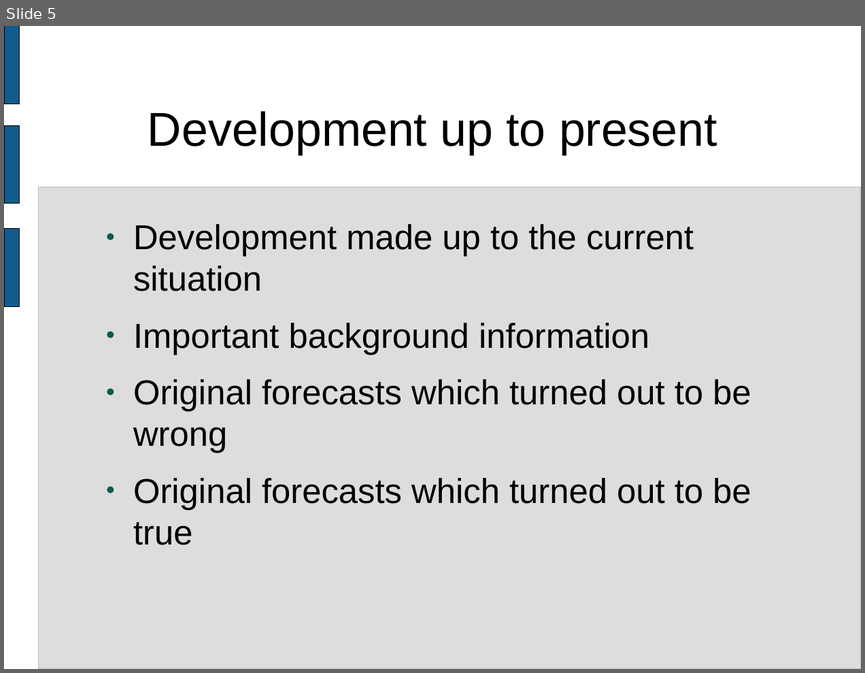
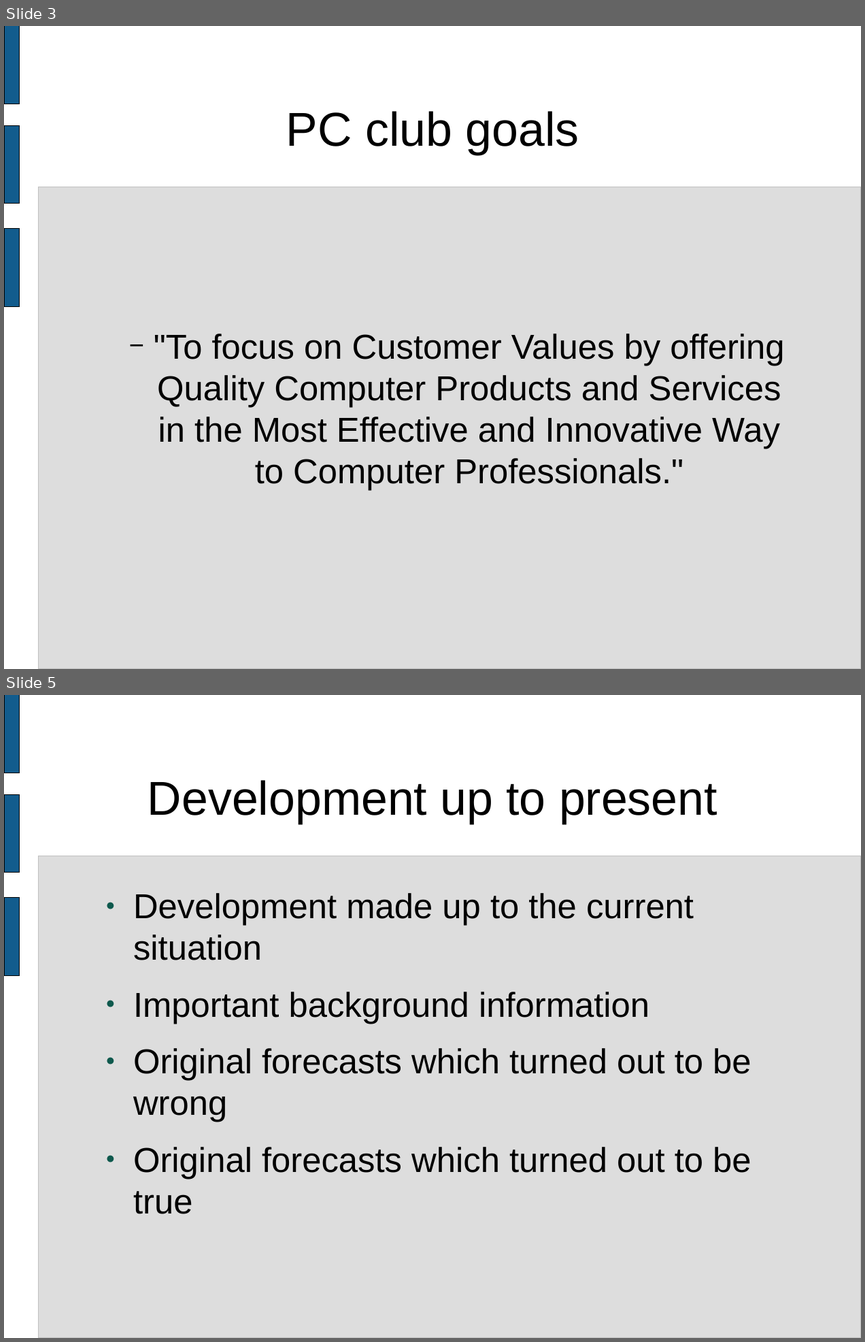
Before and after one commit to wgrand08/tether, a slide deck: trunk/schoolwork/objectives_of_project.odp. Shown one above the other, each under a label of ours: slide 5 before the commit, slides 3 and 5 after it; the slides between them are not shown. The pictures are 865x673 and 865x1342 pixels, drawn with LibreOffice and Linux fonts; fonts in the diff are those of the drawing. Boxes give left, top, right and bottom in pixels: in the first picture for what was removed or moved away, otherwise in the second. Text is boxed around its words. In the diff, an @@ line names an element or a change of style, - is before the commit and + after.

```diff
--- a/trunk/schoolwork/objectives_of_project.odp
+++ b/trunk/schoolwork/objectives_of_project.odp
@@ slide 3 added at [4, 26, 861, 669], background #FFFFFF; not listed: 4 template elements that a slide beside it also shows @@
@@ title added at [286, 111, 579, 155], 44 pt, text #000000 @@
+PC club goals
@@ subtitle added at [154, 333, 784, 490], 32 pt, text #000000 @@
+  − "To focus on Customer Values by offering Quality Computer Products and Services in the Most Effective and Innovative Way to Computer Professionals."
```
Also in this commit, not shown: 1 slide changed, 2 other slides added, 3 slides removed.
